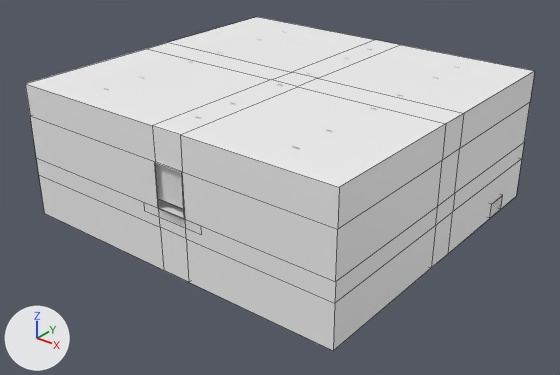
Two versions of the FBX model Assets/Prefabs/Rooms/F1_BridgeRoom.fbx, one commit apart.
Both versions are drawn from a camera (50 mm lens) standing at (63.2, -82.2, 44.5) and looking at (-0.6, -2.5, -4.9). The lights are fixed; the arrows at lower left show +X, +Y and +Z. The first picture is the older version. Mesh edges are drawn as thin lines on the coarser meshes. Where no turn or scale is listed for an object, it has been applied to the vertices.

The older version as bpy lines, for what is in view:
```python
me_cube_2163 = bpy.data.meshes.new('Cube.2163')
me_cube_2163.from_pydata(...)  # 76 vertices, 72 faces; spans x -26.0..26.0, y -24.7..24.7, z -10.0..10.0
# faces by material slot: [63, 9]
me_cube_2163.materials.append(mat_f1_plasterwall)  # white #f3f3f3
me_cube_2163.materials.append(mat_f1_concretefloor)  # white #e7e7e7
me_cube_3196 = bpy.data.meshes.new('Cube.3196')
me_cube_3196.from_pydata(...)  # a box spanning x -4.5..4.5, y -0.5..0.5, z -8.0..-1.0
ob_bridgeroom = bpy.data.objects.new('BridgeRoom', me_cube_2163)
ob_bridgeroom.location = (-1.5, 0.0, 1.0)
ob_f1_br_trigger1_1 = bpy.data.objects.new('F1_BR_Trigger1-1', me_cube_3196)
ob_f1_br_trigger1_1.location = (0.0, -23.5, 9.0)
```
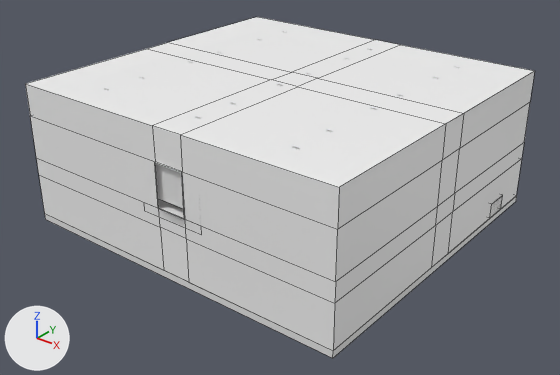
Where the change shows, as pixel boxes [x1, y1, x2, y2] in the pictures (560 x 375 px):
'F1_BR_FloorHitbox1', added: after [45, 195, 517, 358]

The change, as a list of edits to the scene's bpy script:
```text
Add me_cube_302:
    me_cube_302.from_pydata(...)  # a box spanning x -27.5..24.5, y -24.5..24.8, z -1.0..0.0
Add ob_f1_br_floorhitbox1:
    ob_f1_br_floorhitbox1 = bpy.data.objects.new('F1_BR_FloorHitbox1', me_cube_302)
    ob_f1_br_floorhitbox1.location = (0.0, 0.0, -9.0)
```
